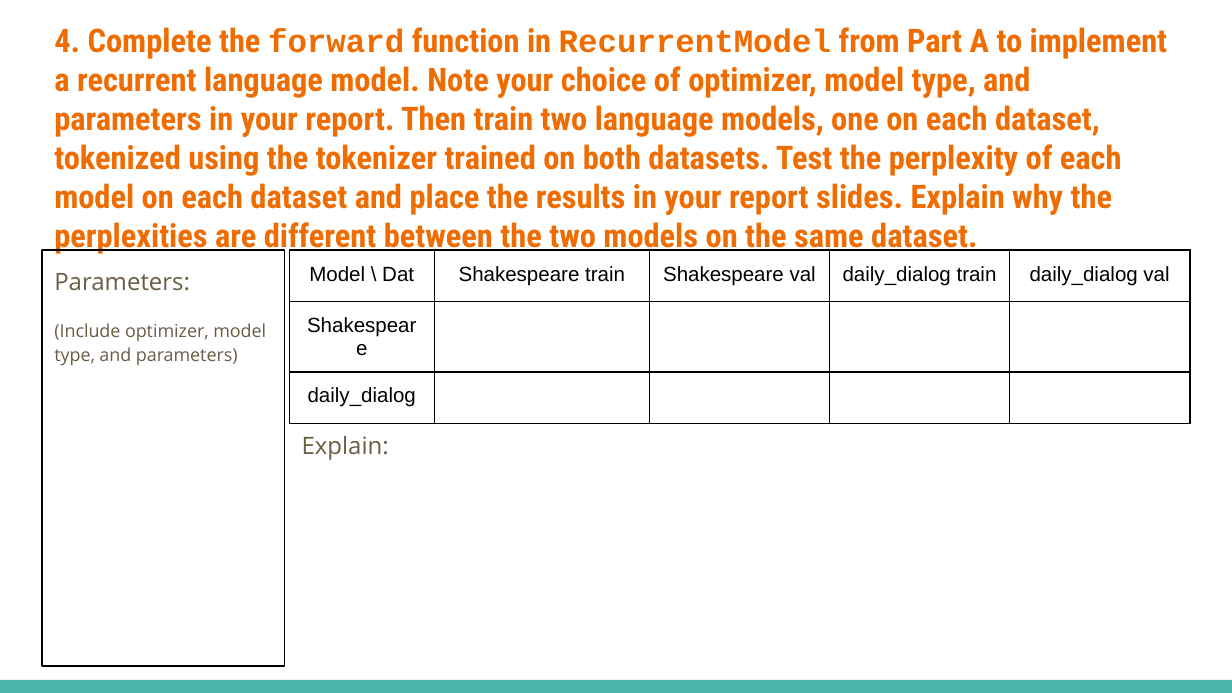
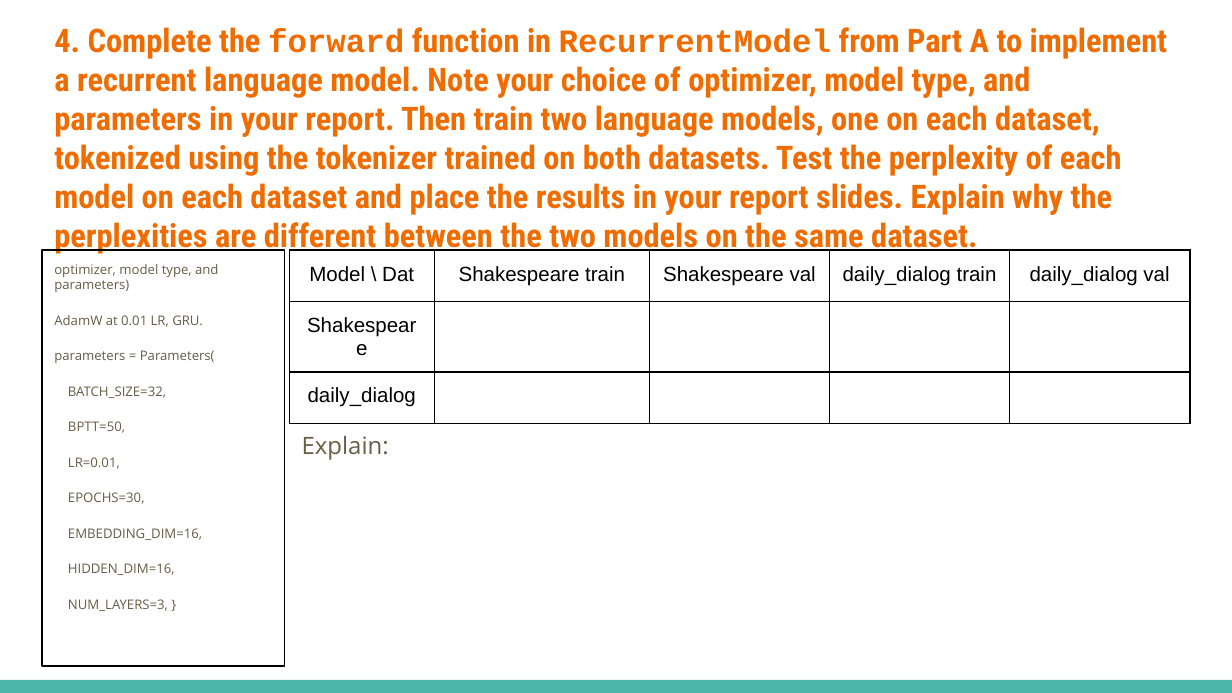
Before and after one commit to eding42/ece157b-hw1, a slide deck: slide 12 of Homework_1_Template.pptx. Drawn at 1232x693 pixels with LibreOffice and Linux fonts; fonts in the diff are those of the drawing. Boxes give left, top, right and bottom in pixels: in the first picture for what was removed or moved away, otherwise in the second. Text is boxed around its words. In the diff, an @@ line names an element or a change of style, - is before the commit and + after.

```diff
--- a/Homework_1_Template.pptx
+++ b/Homework_1_Template.pptx
@@ text at bbox=[54, 264, 218, 611]: text changed; size 10.5 to 7.7 pt @@
-Parameters:
-(Include optimizer, model type, and parameters)
+optimizer, model type, and parameters)
+AdamW at 0.01 LR, GRU.
+parameters = Parameters(
+BATCH_SIZE=32,
+BPTT=50,
+LR=0.01,
+EPOCHS=30,
+EMBEDDING_DIM=16,
+HIDDEN_DIM=16,
+NUM_LAYERS=3, }
```
Also in this commit, not shown: 1 other slide changed, 1 other file.
